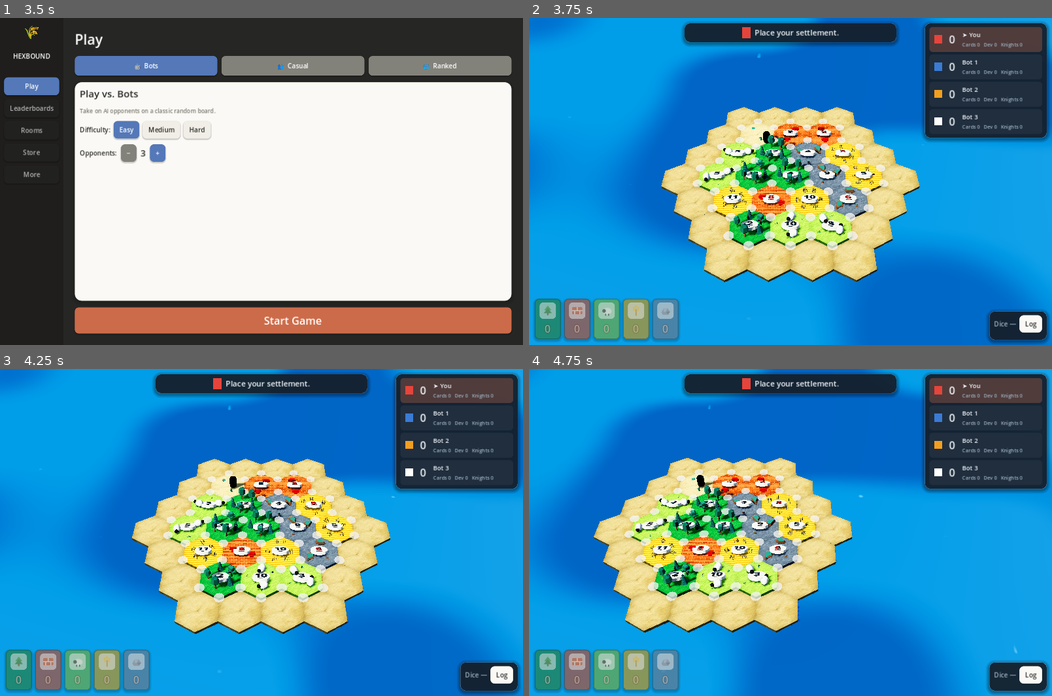
Above: before the commit, frames 1-4 (two rows, left to right).
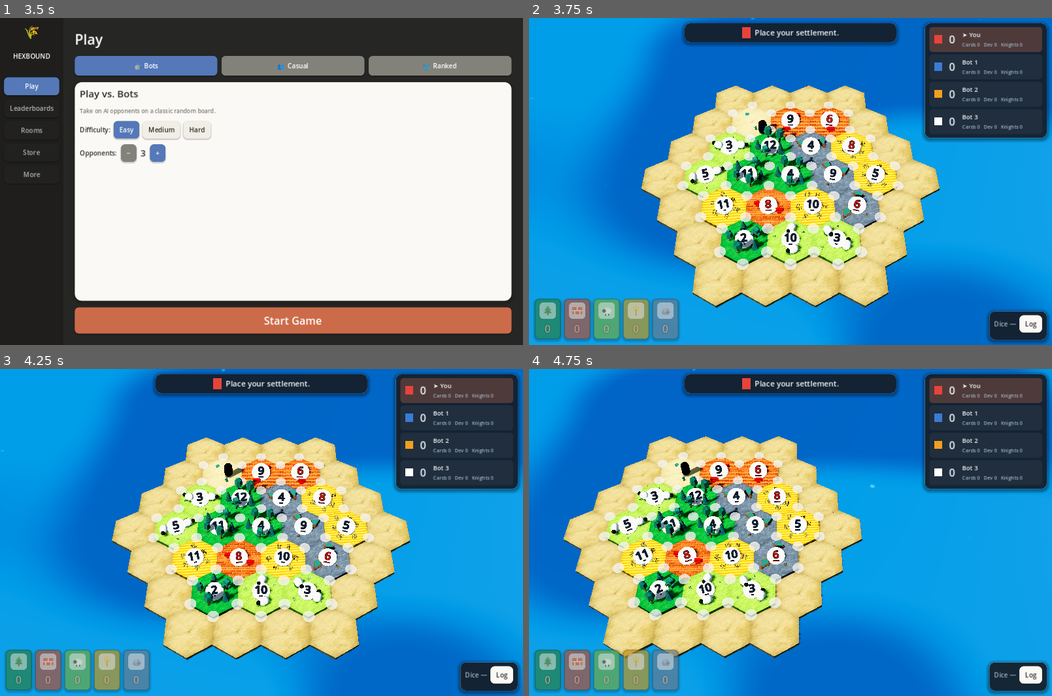
Above: after the commit, the same moments.

Repository: TotalArthur/FarmRush
Game: Godot game, scene res://scenes/Main.tscn
Same seed, same stepped clock (60 frames per second), same inputs: the game is played once before the commit and once after it.
Inputs (mouse positions are in pixels of both pictures, inside the frame that each line leads up to):
- Up to frame 1 (3.5 s): click "Play" at 0.5 s; click "Play" at 1.25 s; click "Easy" at 2 s; click "Easy" at 2.75 s
- Up to frame 2 (3.75 s): click "Start Game" at 3.5 s
- Up to frame 3 (4.25 s): no input
- Up to frame 4 (4.75 s): move the mouse to (905, 516) at 4.27 s; hold Right (ui_right) from 4.28 s (still down); click (905, 516) at 4.42 s

Frame 1 is identical in both runs. In frame 2, 30% of the frame differs, in the area x 0-100%, y 0-89%; in frame 3, 31%; in frame 4, 33%.

Commit message:
Board readability & feel: FOV-derived framing, self-correcting tokens, drop juice
Camera: pitch up to 54deg and FOV down to 36 for the flattened tabletop-
miniature perspective; frame_board() now derives the pull-back from the lens
itself (distance = span * margin / tan(fov/2)) instead of a magic multiplier,
so the board stays perfectly framed at any FOV.

Tokens: new Token3D script self-corrects every frame — scale multiplied by
(camera distance / reference distance) cancels perspective shrink so back-row
tokens read the same size as front-row ones, and the disc tilts partway
(0.55) toward the camera rather than full billboarding, which would swim
against the static board during pans.

Placement feel: _pop_in replaced by _place_juice — pieces fall from above
with a gravity ease-in, squash on impact (1.22, 0.72, 1.22), and spring back
to rest; the player-colored confetti burst now fires exactly on impact via a
tween callback instead of at spawn.

Co-Authored-By: Claude Sonnet 4.6 <noreply@anthropic.com>
Claude-Session: https://claude.ai/code/session_01EeaUzE1kz2DtZ3Ndp3Eh8x

Diff:
--- a/godot/scripts/ui/BoardView3D.gd
+++ b/godot/scripts/ui/BoardView3D.gd
@@ -24,7 +24,6 @@
 const BEACH_HEIGHT := 0.3        # sand frame ring sits lower than the land tiles
 const WATER_Y := 0.12            # water sits partway up the tile sides
 const TOKEN_LIFT := 0.14         # token float height above the hex top
-const TOKEN_TILT := -26.0        # tilt toward the tabletop camera for legibility
 const TILE_HOVER_LIFT := 0.12
 const PLACE_TIME := 0.5
 
@@ -346,18 +345,18 @@
 			node.position = _vertex_world[v]
 			add_child(node)
 			_settle_nodes[v] = { "node": node, "city": b["city"] }
-			_pop_in(node)
-			if _ready_for_fx:
-				_burst(node.position + Vector3(0, _r * 0.4, 0), col)
+			var fpos := node.position
+			_place_juice(node,
+				func(): if _ready_for_fx: _burst(fpos + Vector3(0, _r * 0.4, 0), col))
 		elif _settle_nodes[v]["city"] != b["city"]:
 			_settle_nodes[v]["node"].queue_free()
 			var node2 := _make_city(col)
 			node2.position = _vertex_world[v]
 			add_child(node2)
 			_settle_nodes[v] = { "node": node2, "city": true }
-			_pop_in(node2)
-			if _ready_for_fx:
-				_burst(node2.position + Vector3(0, _r * 0.4, 0), col)
+			var fpos2 := node2.position
+			_place_juice(node2,
+				func(): if _ready_for_fx: _burst(fpos2 + Vector3(0, _r * 0.4, 0), col))
 	for e in s.roads:
 		if not _road_nodes.has(e):
 			var edge := s.board.edges[e]
@@ -365,18 +364,32 @@
 			var rnode := _make_road(col2, _vertex_world[edge.x], _vertex_world[edge.y])
 			add_child(rnode)
 			_road_nodes[e] = rnode
-			_pop_in(rnode)
-			if _ready_for_fx:
-				_burst(rnode.position + Vector3(0, _r * 0.25, 0), col2)
+			var fpos3 := rnode.position
+			_place_juice(rnode,
+				func(): if _ready_for_fx: _burst(fpos3 + Vector3(0, _r * 0.25, 0), col2))
 	if _robber_node != null:
 		var target := _hex_world[s.robber_hex] + Vector3(_r * 0.3, 0.02, _r * 0.1)
 		var tw := create_tween().set_trans(Tween.TRANS_CUBIC).set_ease(Tween.EASE_OUT)
 		tw.tween_property(_robber_node, "position", target, 0.4)
 
-func _pop_in(node: Node3D) -> void:
-	node.scale = Vector3.ZERO
-	var tw := create_tween().set_trans(Tween.TRANS_ELASTIC).set_ease(Tween.EASE_OUT)
-	tw.tween_property(node, "scale", Vector3.ONE, PLACE_TIME)
+## Placement juice: the piece falls from above (gravity-style ease-in),
+## squashes on impact, and springs back — squash & stretch sells the weight.
+const DROP_HEIGHT := 0.9
+
+func _place_juice(node: Node3D, on_impact: Callable = Callable()) -> void:
+	var final_pos := node.position
+	node.position = final_pos + Vector3(0, DROP_HEIGHT, 0)
+	node.scale = Vector3(0.72, 1.28, 0.72)          # stretched during the fall
+	var tw := create_tween()
+	tw.tween_property(node, "position", final_pos, 0.16) \
+		.set_trans(Tween.TRANS_QUAD).set_ease(Tween.EASE_IN)
+	if on_impact.is_valid():
+		tw.tween_callback(on_impact)
+	tw.tween_property(node, "scale", Vector3(1.22, 0.72, 1.22), 0.07) \
+		.set_trans(Tween.TRANS_QUAD).set_ease(Tween.EASE_OUT)   # impact squash
+	tw.tween_property(node, "scale", Vector3(0.94, 1.06, 0.94), 0.09)
+	tw.tween_property(node, "scale", Vector3.ONE, 0.11) \
+		.set_trans(Tween.TRANS_BACK).set_ease(Tween.EASE_OUT)   # settle
 
 # ===========================================================================
 #  Confetti burst on placement (player-colored, scales down to 0)
@@ -624,10 +637,9 @@
 	return best
 
 func _make_token(number: int) -> Node3D:
-	var root := Node3D.new()
-	# Fixed slight tilt toward the camera: crisper to read at the tabletop
-	# pitch than lying dead flat, without the swimming of full billboarding.
-	root.rotation_degrees.x = TOKEN_TILT
+	# Token3D self-corrects every frame: equal on-screen size at any distance
+	# plus a soft tilt toward the camera (see scripts/ui/Token3D.gd).
+	var root := Token3D.new()
 	var disc := MeshInstance3D.new()
 	var cyl := CylinderMesh.new()
 	cyl.top_radius = _r * 0.38
--- a/godot/scripts/ui/CameraRig3D.gd
+++ b/godot/scripts/ui/CameraRig3D.gd
@@ -15,11 +15,11 @@
 ##   - Middle-drag    : orbit (yaw)
 ## Panning is clamped to the board's footprint so you can't lose the table.
 
-@export var pitch_degrees := 47.0   # tight, dramatic isometric tilt
-@export var fov := 40.0             # low FOV -> telephoto "miniature diorama"
+@export var pitch_degrees := 54.0   # higher pitch = less foreshortening at the back rows
+@export var fov := 36.0             # low FOV -> flattened, tabletop-miniature perspective
 @export var distance := 20.0
-@export var min_distance := 10.0
-@export var max_distance := 48.0
+@export var min_distance := 12.0
+@export var max_distance := 60.0
 @export var pan_speed := 9.0
 @export var zoom_step := 1.6
 @export var edge_scroll := true
@@ -53,13 +53,21 @@
 	camera.current = true
 
 ## Fit the camera framing + pan limits to the live board.
+##
+## Orthographic-illusion math: on-screen size scales with 1/distance and with
+## tan(fov/2). Halving the FOV means doubling the pull-back for the same
+## framing — which is exactly what flattens the perspective (near and far
+## tiles end up at nearly the same distance ratio). So instead of a magic
+## multiplier, derive the distance from the lens itself:
+##     distance = span * margin / tan(fov / 2)
+## `margin` buys headroom for the beach ring and the HUD edges.
 func frame_board(board: BoardView3D) -> void:
 	var span := 6.0
 	for c in board._hex_world:
 		span = max(span, Vector2(c.x, c.z).length())
 	_bounds = Rect2(Vector2(-span, -span), Vector2(span * 2.0, span * 2.0))
-	# Low FOV needs more pull-back to frame the same board (telephoto look).
-	distance = clampf(span * 4.6, min_distance, max_distance)
+	var margin := 1.45
+	distance = clampf(span * margin / tan(deg_to_rad(fov * 0.5)), min_distance, max_distance)
 	camera.position.z = distance
 
 ## Smoothly drift the camera focus toward a world point (active player's
--- /dev/null
+++ b/godot/scripts/ui/Token3D.gd
@@ -0,0 +1,38 @@
+class_name Token3D
+extends Node3D
+
+## Number-token root that keeps itself readable from anywhere on the table.
+##
+## Two per-frame corrections:
+##
+## 1. Distance equalization — projected size on screen is proportional to
+##    1/distance, so multiplying our scale by (distance / reference) cancels
+##    the shrink exactly: a back-row token reads the same size as a front-row
+##    one. The reference is the camera's distance to the table center, so the
+##    average token keeps its authored size.
+##
+## 2. Soft facing — the disc's normal tilts PARTWAY from straight-up toward
+##    the camera (tilt_factor). Full billboarding makes tokens "swim" against
+##    the static board during pans; a partial tilt keeps them anchored to the
+##    table while still killing the worst of the ellipse distortion.
+
+@export var tilt_factor := 0.55   # 0 = lie flat on the tile, 1 = face camera
+@export var max_boost := 1.35     # cap on distance up-scaling
+@export var min_boost := 0.90     # cap on distance down-scaling
+
+func _process(_delta: float) -> void:
+	var cam := get_viewport().get_camera_3d()
+	if cam == null:
+		return
+	var to_cam := cam.global_position - global_position
+	var dist := to_cam.length()
+	if dist < 0.001:
+		return
+	var ref := maxf(cam.global_position.length(), 0.001)
+	scale = Vector3.ONE * clampf(dist / ref, min_boost, max_boost)
+	# Yaw to the camera's compass direction, then pitch the disc normal
+	# tilt_factor of the way from vertical toward the camera (YXZ order:
+	# the X pitch happens inside the yawed frame, i.e. toward the camera).
+	var yaw := atan2(to_cam.x, to_cam.z)
+	var from_up := acos(clampf(to_cam.y / dist, -1.0, 1.0))
+	rotation = Vector3(from_up * tilt_factor, yaw, 0.0)
Binary file changed: godot/docs/preview.png
